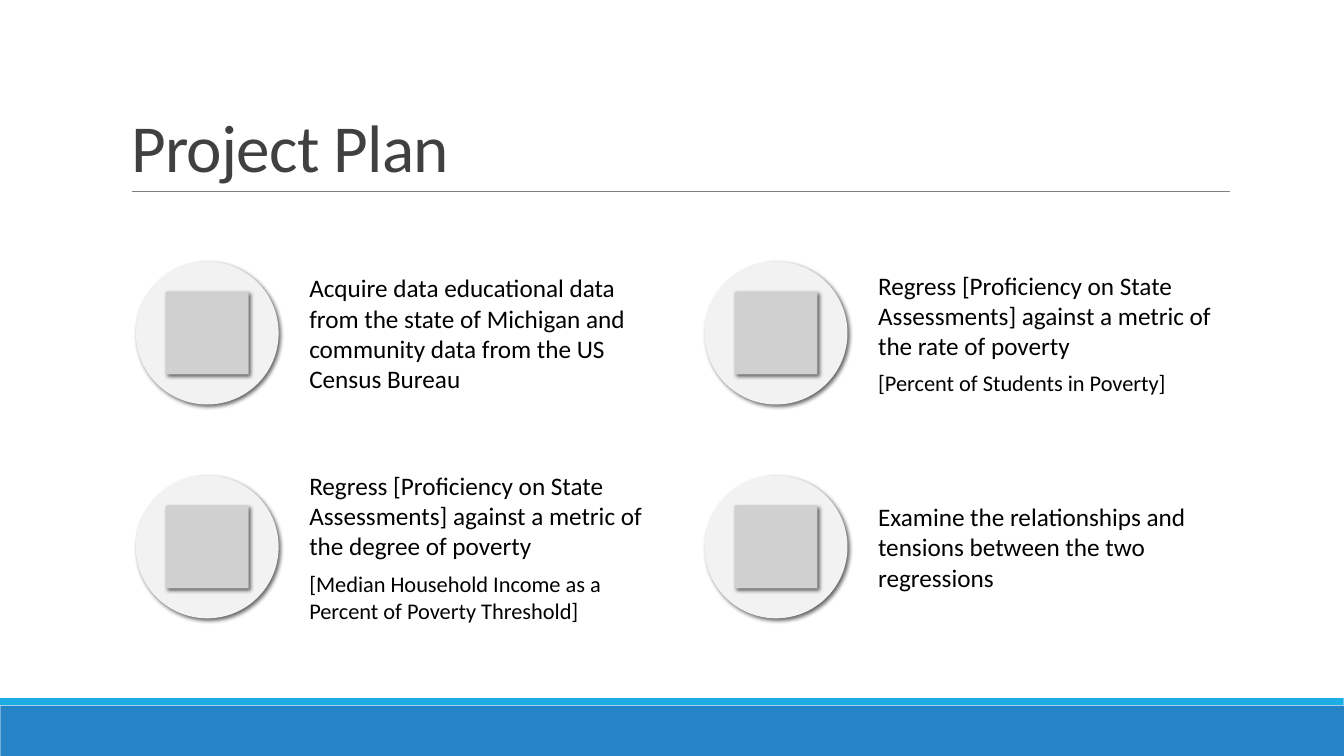
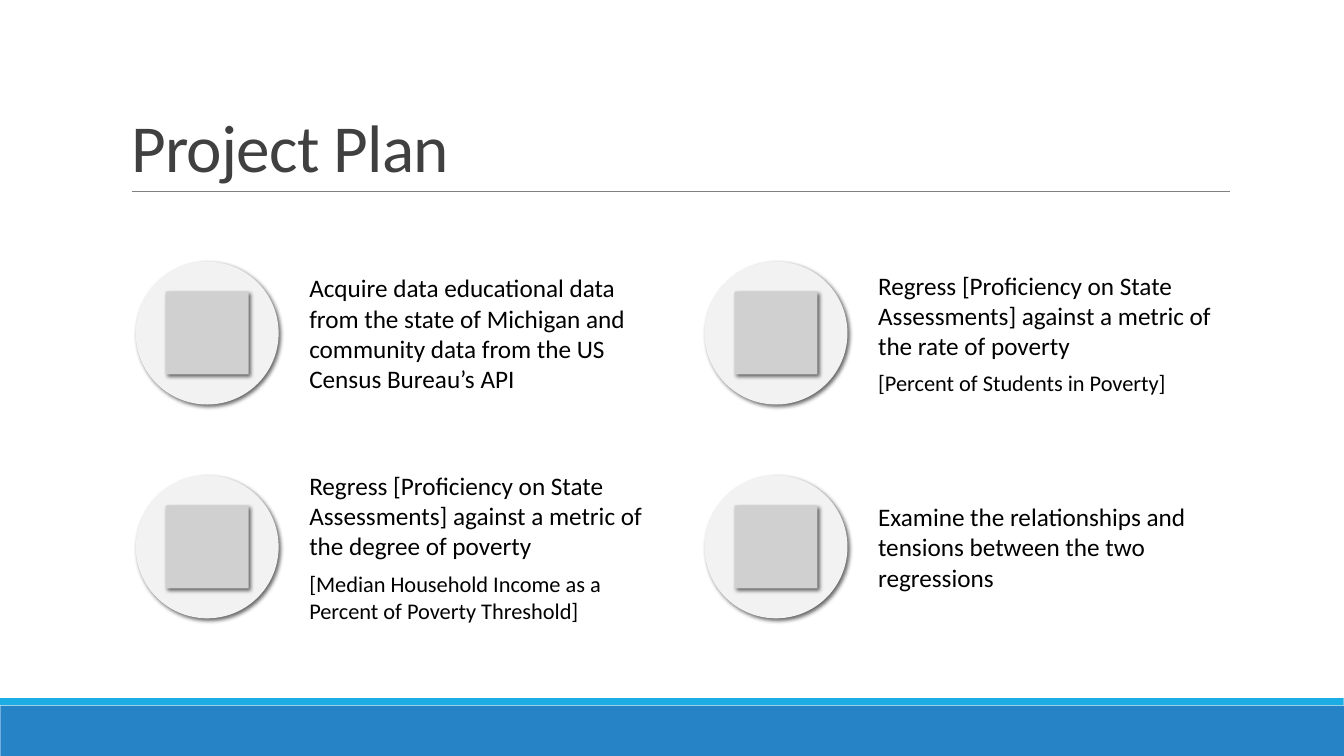
Before and after one commit to ChadRyanBailey/607-Data-Acquisition-and-Management, a slide deck: slide 3 of 607-Weeks13-15-Final-Project/09 Final Project Presentation Slides.pptx. Drawn at 1344x756 pixels with LibreOffice and Linux fonts; fonts in the diff are those of the drawing; grey boxes stand for pictures. Boxes give left, top, right and bottom in pixels: in the first picture for what was removed or moved away, otherwise in the second. Text is boxed around its words. In the diff, an @@ line names an element or a change of style, - is before the commit and + after.

Commit message:
update presentation

```diff
--- a/607-Weeks13-15-Final-Project/09 Final Project Presentation Slides.pptx
+++ b/607-Weeks13-15-Final-Project/09 Final Project Presentation Slides.pptx
@@ text at (309, 279, 625, 389): text changed @@
-Acquire data educational data from the state of Michigan and community data from the US Census Bureau
+Acquire data educational data from the state of Michigan and community data from the US Census Bureau’s API
```
Also in this commit, not shown: 1 slide removed.
